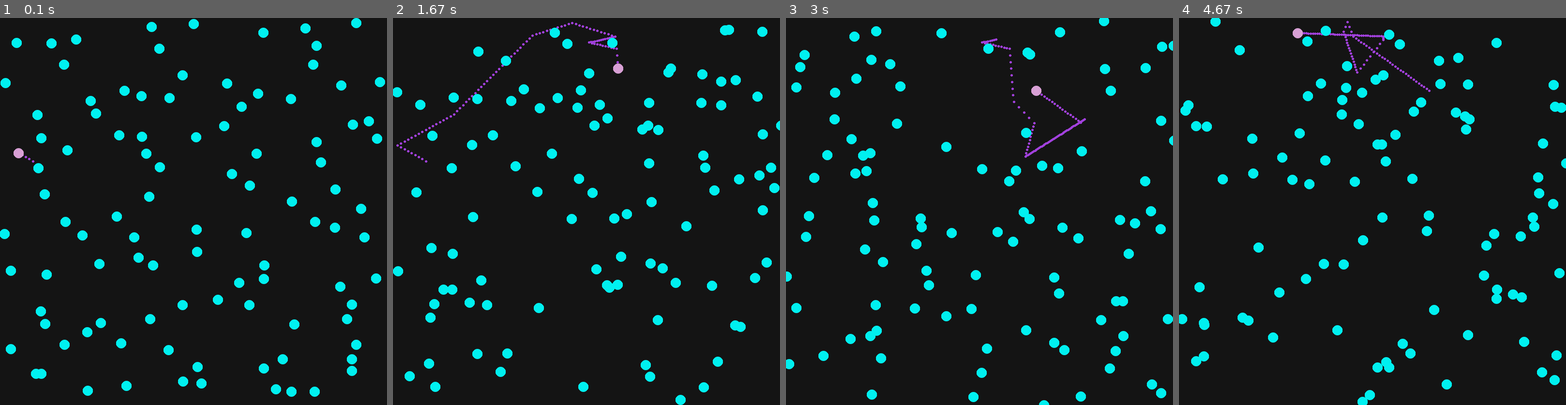
Above: before the commit, frames 1-4 (left to right).
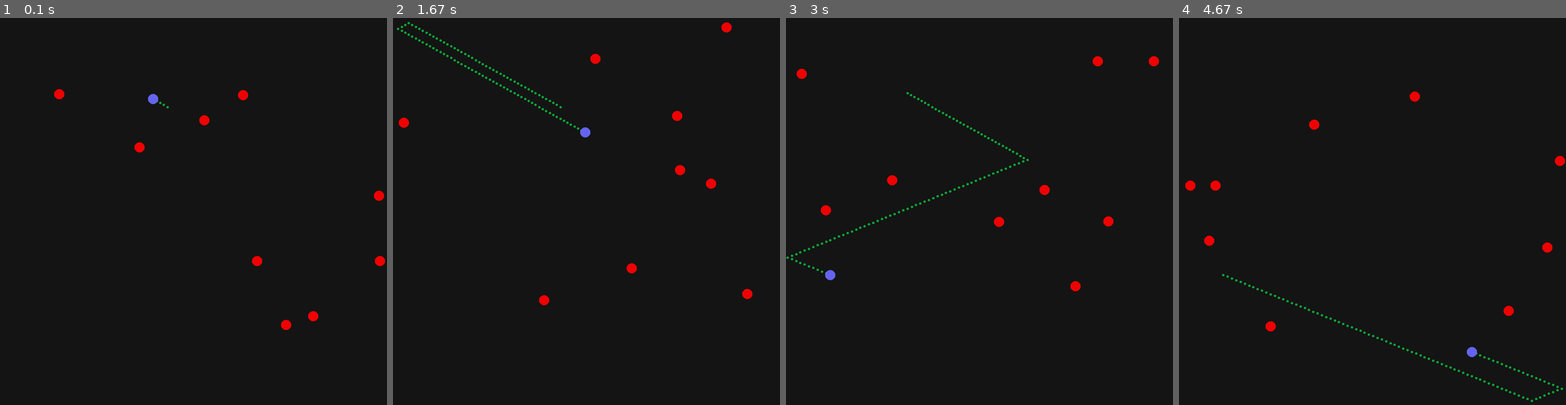
Above: after the commit, the same moments.

Repository: nmaszin/kulki
Game: pygame game, started from main.py
Two runs of this game, one before a commit and one after it. Both use one fixed random seed, a clock stepped at 60 frames per second and the inputs below.
Inputs:
- Up to frame 1 (0.1 s): no input
- Up to frame 2 (1.67 s): no input
- Up to frame 3 (3 s): no input
- Up to frame 4 (4.67 s): no input

The runs differ from the first frame. In frame 1, 6.2% of the frame differs, in the area x 0-100%, y 0-98%; in frame 2, 6.5%, in the area x 0-100%, y 1-100%; in frame 3, 6.5%; in frame 4, 6.5%.

Commit message:
Unify balls' colors

Diff:
--- a/app/app.py
+++ b/app/app.py
@@ -26,7 +26,9 @@
 
     self.simulation = Simulation(
       self.scene,
-      SimulationConfig({}) # default config
+      SimulationConfig({
+        'balls_number': 10
+      })
     )
 
     self.RENDER_FRAME = pygame.USEREVENT
--- a/app/color.py
+++ b/app/color.py
@@ -2,7 +2,9 @@
 
 class Color:
   BACKGROUND = (20, 20, 20)
-  BALL = (0, 240, 240)
+  BALL = (240, 0, 0)
+  TRACKED_BALL = (100, 100, 240)
+  TRACK = (14, 163, 54)
 
   @staticmethod
   def random():
--- a/app/simulation/simulation.py
+++ b/app/simulation/simulation.py
@@ -30,8 +30,8 @@
       radius=config.get('ball_radius'),
       velocity=config.get('ball_velocity')(),
       acceleration=config.get('ball_acceleration')(),
-      color=Color.random(),
-      track_color=Color.random()
+      color=Color.TRACKED_BALL,
+      track_color=Color.TRACK
     ))
 
     for position in positions:
